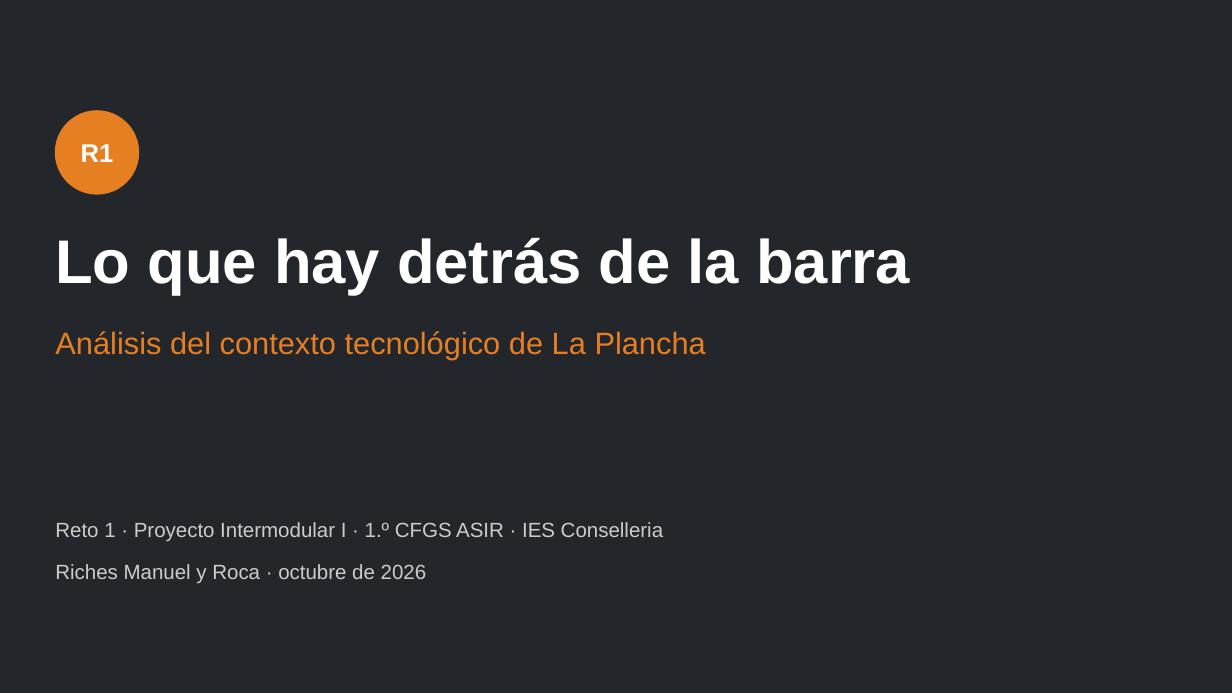
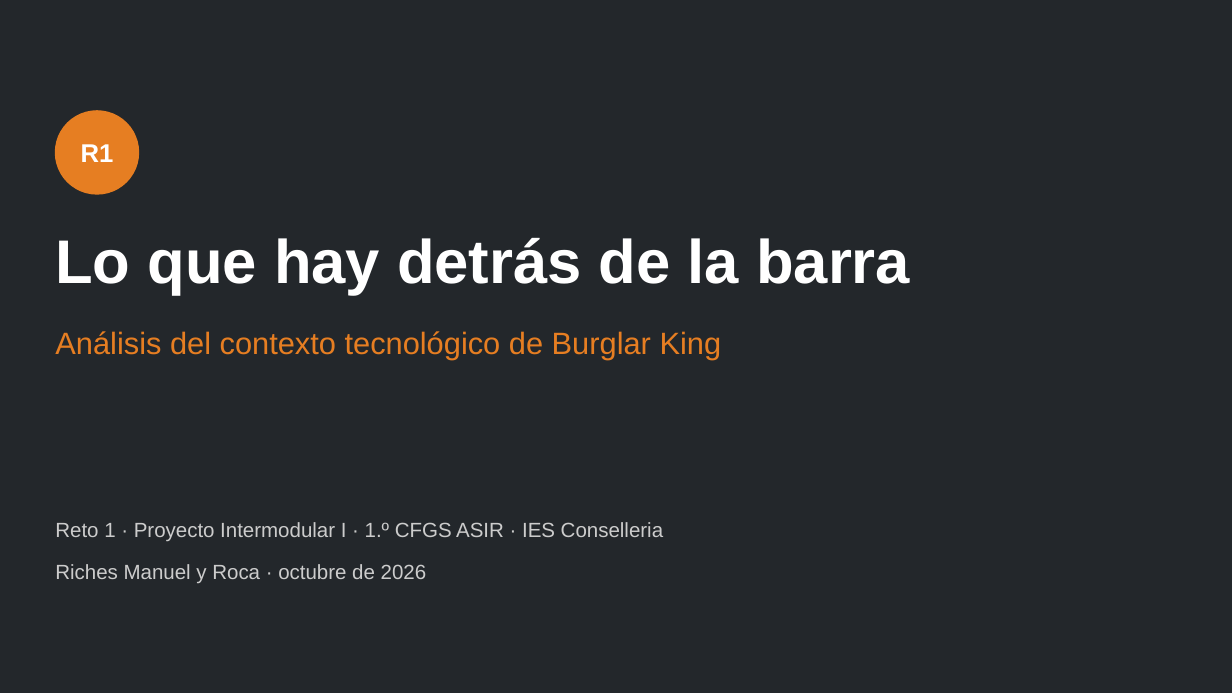
Before and after one commit to rocapv/kds-tpv-la-plancha, a slide deck: slide 1 of docs/reto1/reto1_presentacion.pptx. Drawn at 1232x693 pixels with LibreOffice and Linux fonts; fonts in the diff are those of the drawing. Boxes give left, top, right and bottom in pixels: in the first picture for what was removed or moved away, otherwise in the second. Text is boxed around its words. In the diff, an @@ line names an element or a change of style, - is before the commit and + after.

```diff
--- a/docs/reto1/reto1_presentacion.pptx
+++ b/docs/reto1/reto1_presentacion.pptx
@@ text at box(55, 331, 722, 359): text changed @@
-Análisis del contexto tecnológico de La Plancha
+Análisis del contexto tecnológico de Burglar King
```
Also in this commit, not shown: 2 other slides changed, 14 other files.
